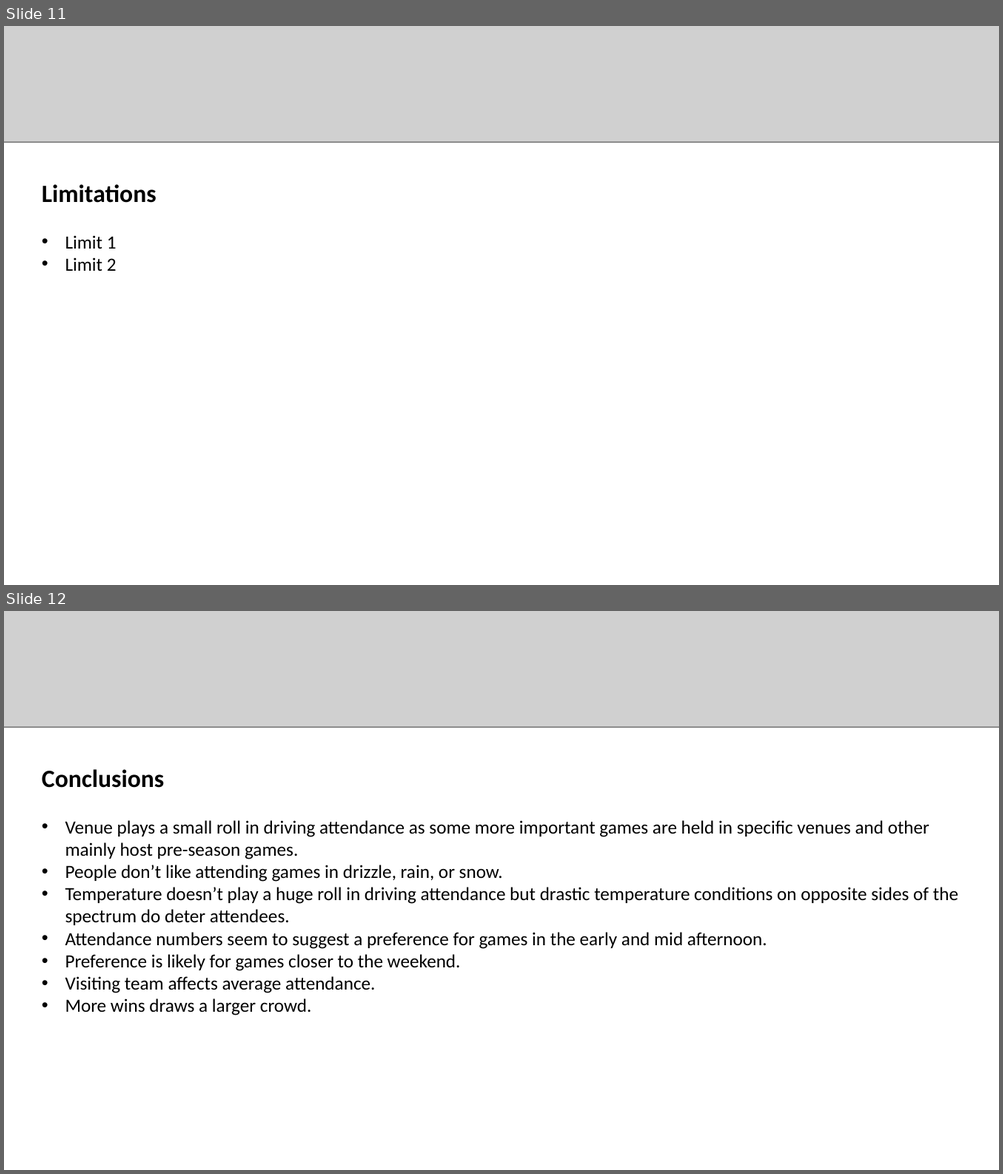
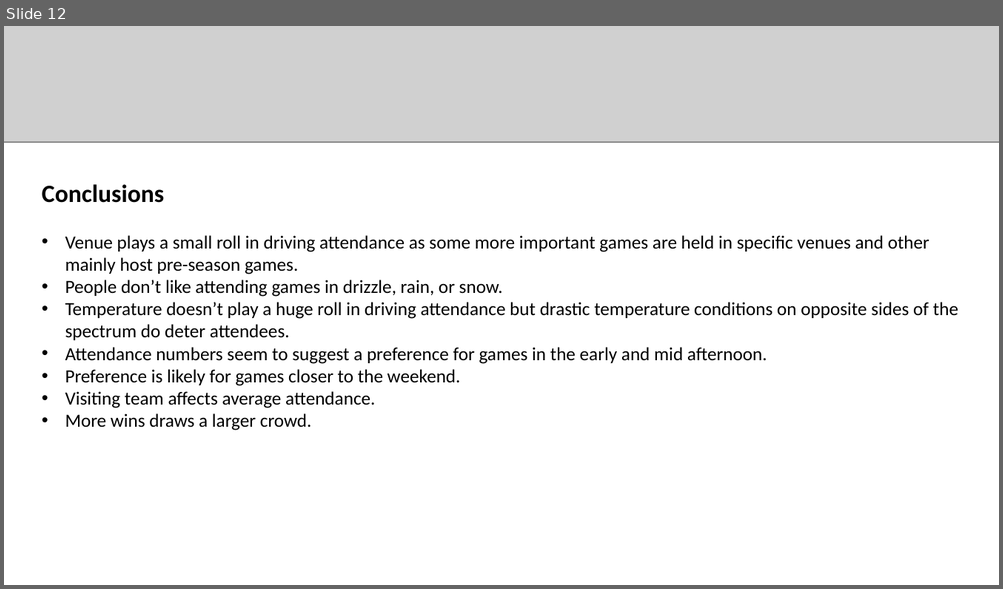
Before and after one commit to jorgepires311/Baseball-Attendance, a slide deck: Baseball_Attendance.pptx. Shown one above the other, each under a label of ours: slides 11 and 12 before the commit, slide 12 after it. The pictures are 1003x1174 and 1003x589 pixels, drawn with LibreOffice and Linux fonts; fonts in the diff are those of the drawing; grey boxes stand for pictures. Boxes give left, top, right and bottom in pixels: in the first picture for what was removed or moved away, otherwise in the second. Text is boxed around its words. In the diff, an @@ line names an element or a change of style, - is before the commit and + after.

```diff
--- a/Baseball_Attendance.pptx
+++ b/Baseball_Attendance.pptx
@@ slide 11 removed at <box>4,26,999,585</box>, background #FFFFFF @@
@@ picture removed at <box>4,26,999,142</box> @@
@@ text removed at <box>42,184,156,271</box> @@
-Limitations
-• Limit 1
-• Limit 2
```
Also in this commit, not shown: 3 slides changed, 1 slide added.
